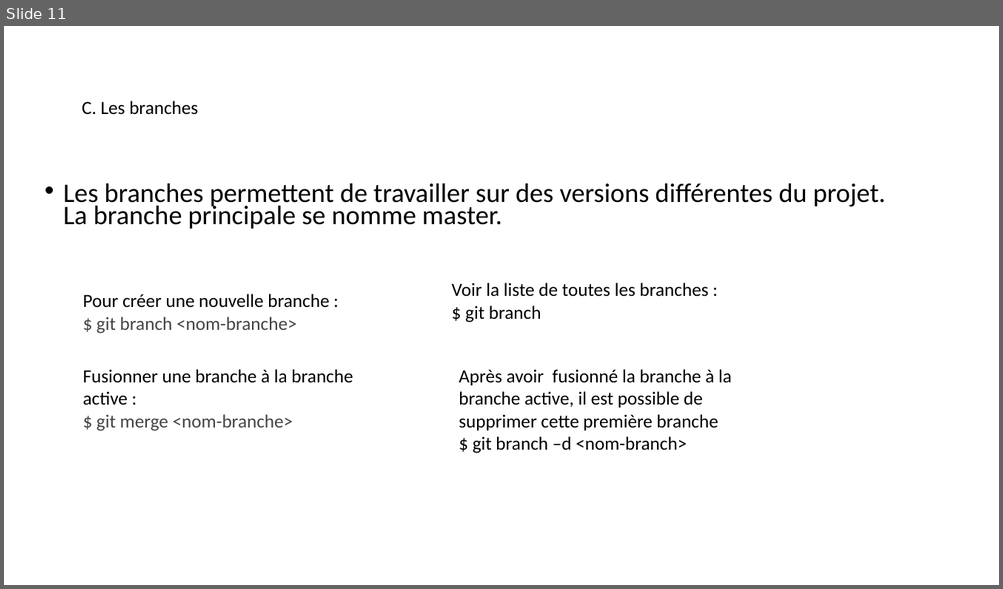
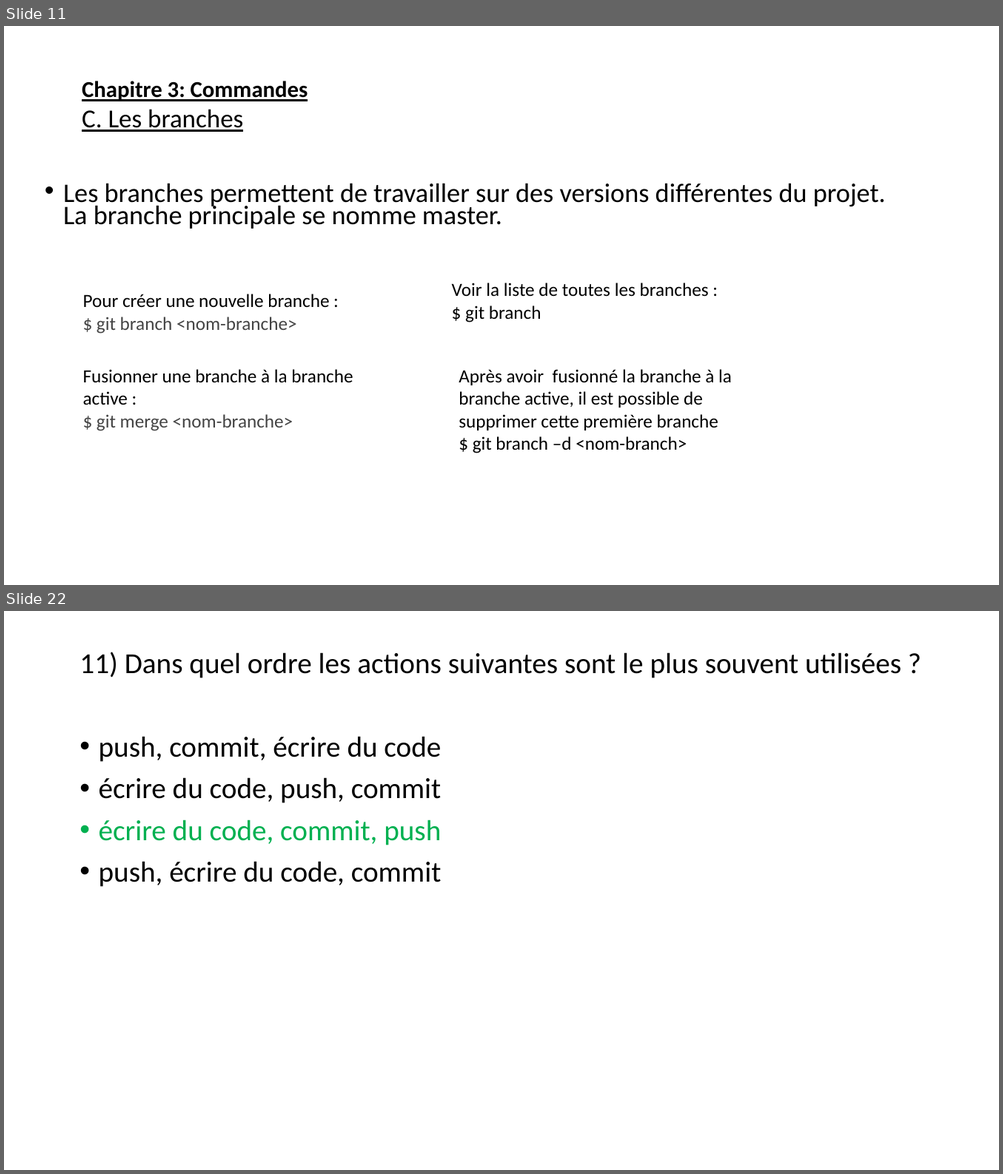
Before and after one commit to emdeo/absolute-knowledge, a slide deck: presentationGit.pptx. Shown one above the other, each under a label of ours: slide 11 before the commit, slides 11 and 22 after it; the slides between them are not shown. The pictures are 1003x589 and 1003x1174 pixels, drawn with LibreOffice and Linux fonts; fonts in the diff are those of the drawing. Boxes give left, top, right and bottom in pixels: in the first picture for what was removed or moved away, otherwise in the second. Text is boxed around its words. In the diff, an @@ line names an element or a change of style, - is before the commit and + after.

```diff
--- a/presentationGit.pptx
+++ b/presentationGit.pptx
@@ slide 22 added at [4, 611, 999, 1170], background #FFFFFF @@
@@ text added at [79, 652, 901, 887], 28 pt, text #000000 @@
+11) Dans quel ordre les actions suivantes sont le plus souvent utilisées ?
+• push, commit, écrire du code
+• écrire du code, push, commit
+• écrire du code, commit, push
+• push, écrire du code, commit
@@ slide 11 changed as well @@
@@ text at [82, 81, 308, 101]: paragraph added @@
+  Chapitre 3: Commandes
@@ text at [82, 109, 243, 132]: size 18 to 25 pt, underline on in "C. Les branches" @@
```
Also in this commit, not shown: 9 other slides changed, 19 other slides added.
